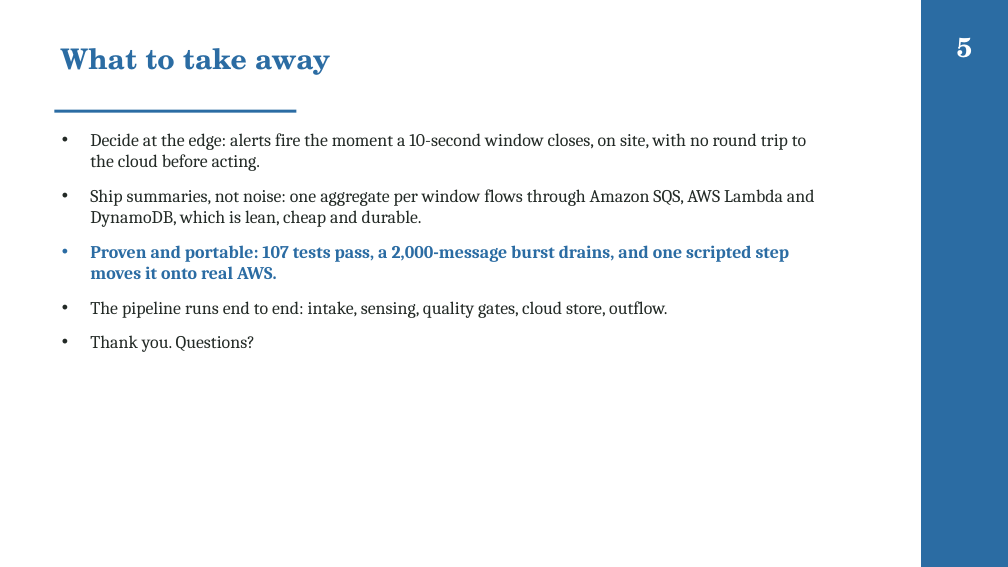
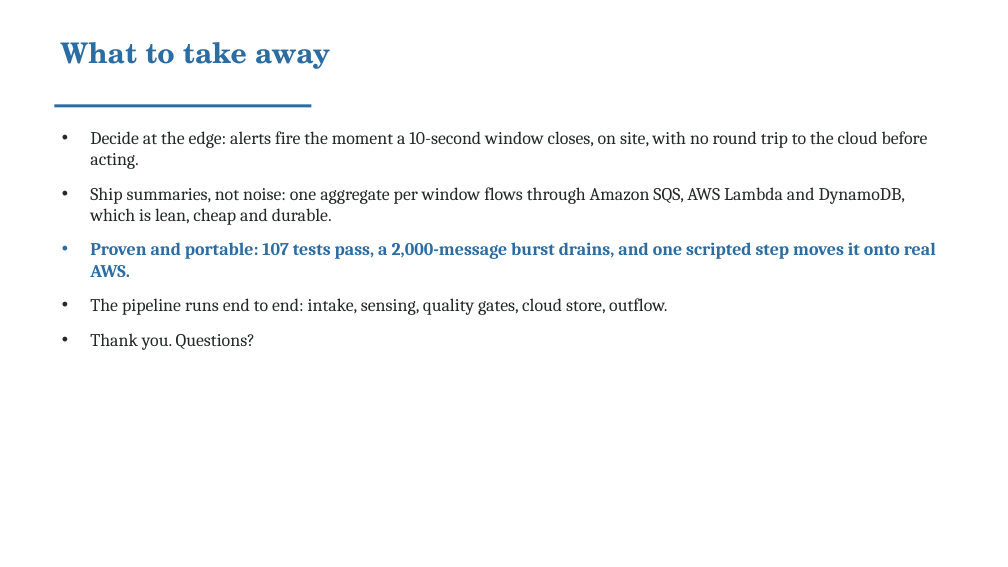
Before and after one commit to valletivarish/FEC_version_2, a slide deck: slide 6 of ppt/water-treatment-utility.pptx. Drawn at 1008x567 pixels with LibreOffice and Linux fonts; fonts in the diff are those of the drawing. Boxes give left, top, right and bottom in pixels: in the first picture for what was removed or moved away, otherwise in the second. Text is boxed around its words. In the diff, an @@ line names an element or a change of style, - is before the commit and + after.

Commit message:
Ensure no two decks share a theme: ΔE colour audit across all archetype+cover groups; move bridge->underline, retail/water->plain, industrial->diagonal (dark now marine-only); recolour smart-city/smart-building/parking/transit/elevator/cold-chain/aquaculture to spread the palette. 0 collisions at ΔE<20

```diff
--- a/ppt/water-treatment-utility.pptx
+++ b/ppt/water-treatment-utility.pptx
@@ rectangle removed at box(921, 0, 1008, 567) @@
@@ title "What to take away": place and size @@
-title "What to take away" at box(60, 48, 330, 75)
+title "What to take away" at box(60, 42, 330, 69)
@@ text removed at box(957, 37, 973, 58) @@
-5
@@ rectangle: place and size @@
-rectangle at box(54, 110, 296, 113)
+rectangle at box(54, 104, 312, 107)
@@ text "Decide at the edge: alerts ..." rewrapped from box(90, 133, 815, 352) to box(90, 131, 936, 350) @@
```
Also in this commit, not shown: 4 other slides changed, 24 other files.
